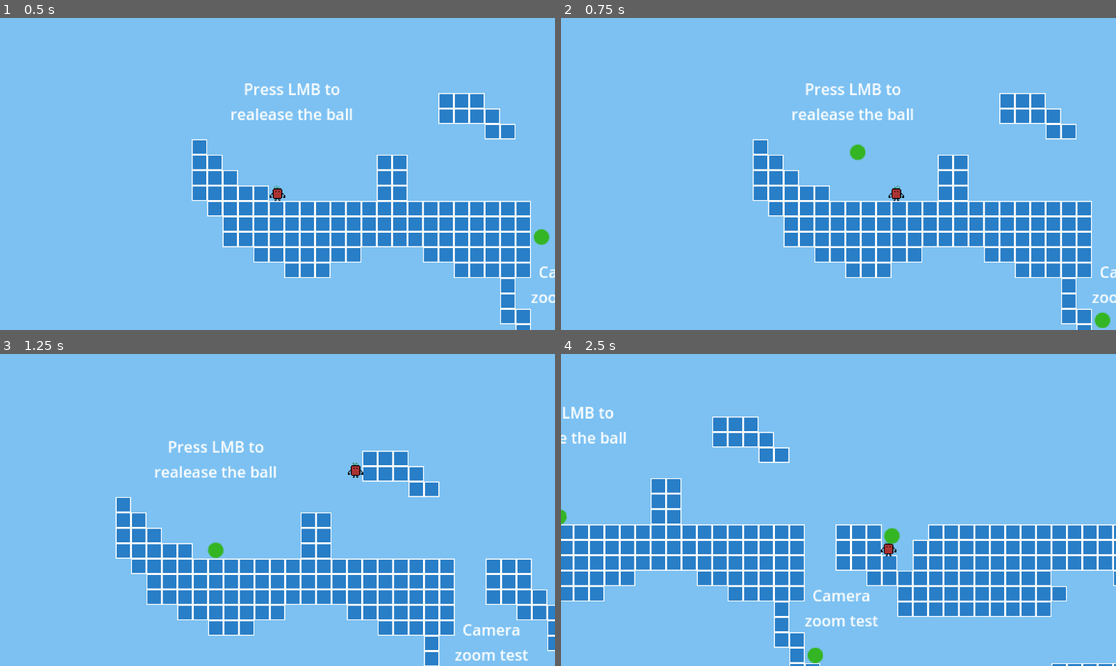
Above: before the commit, frames 1-4 (two rows, left to right).
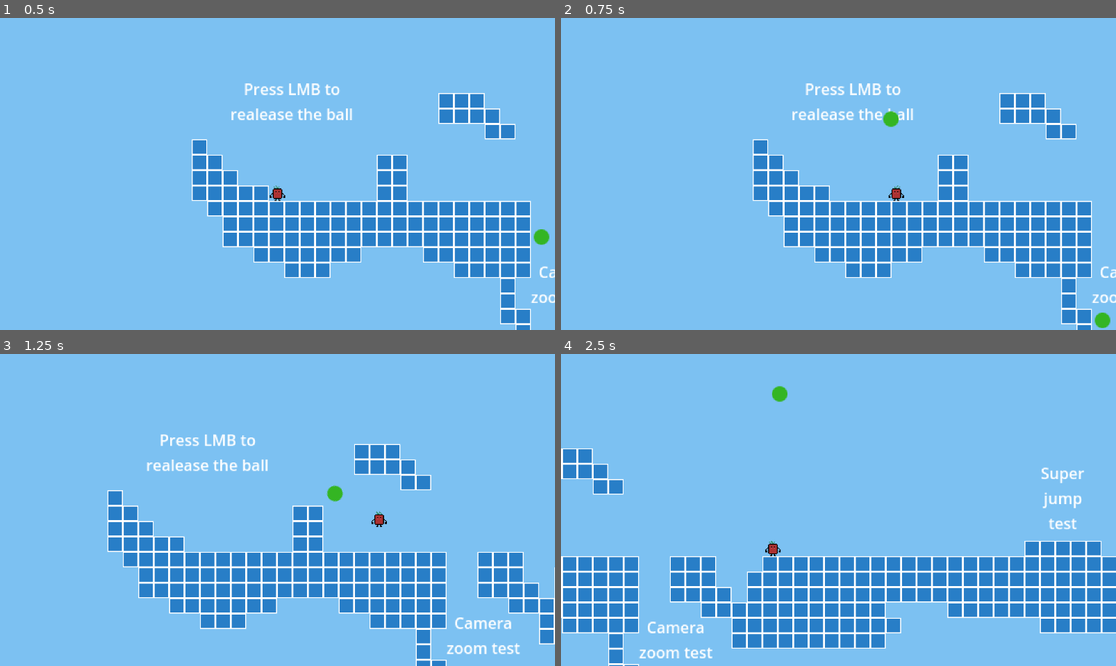
Above: after the commit, the same moments.

Repository: filipizydorczyk/godot-tests
Game: Godot game, scene res://Tests/MovementTest.tscn
Same seed, same stepped clock (60 frames per second), same inputs: the game is played once before the commit and once after it.
Inputs (mouse positions are in pixels of both pictures, inside the frame that each line leads up to):
- Up to frame 1 (0.5 s): no input
- Up to frame 2 (0.75 s): move the mouse to (960, 158) at 0.52 s; hold D (game_action_right) from 0.53 s (still down); click (960, 158) at 0.6 s
- Up to frame 3 (1.25 s): keep holding D (game_action_right); tap Up (game_action_up) at 0.77 s
- Up to frame 4 (2.5 s): move the mouse to (727, 525) at 1.27 s; tap E (game_action_super_movement) at 1.35 s; tap Up (game_action_up) at 1.52 s; move the mouse to (894, 441) at 2.02 s; release D (game_action_right) at 2.03 s; hold Left (game_action_left) from 2.03 s (still down); click (894, 441) at 2.1 s

Frame 1 is identical in both runs. In frame 2, 0.2% of the frame differs, in the area x 52-61%, y 29-46%; in frame 3, 15%; in frame 4, 30%, in the area x 0-100%, y 10-100%.

Commit message:
dev: added applying force to ball

Diff:
--- a/Entities/Ball.tscn
+++ b/Entities/Ball.tscn
@@ -8,13 +8,13 @@
 [sub_resource type="CircleShape2D" id="CircleShape2D_l7xj8"]
 radius = 8.0
 
-[node name="Ball" type="Node2D"]
-
-[node name="RigidBody2D" type="RigidBody2D" parent="."]
+[node name="RigidBody2D" type="RigidBody2D"]
 physics_material_override = SubResource("PhysicsMaterial_wid86")
 
-[node name="CollisionShape2D" type="CollisionShape2D" parent="RigidBody2D"]
+[node name="CollisionShape2D" type="CollisionShape2D" parent="."]
 shape = SubResource("CircleShape2D_l7xj8")
 
-[node name="Sprite2D" type="Sprite2D" parent="RigidBody2D"]
+[node name="Sprite2D" type="Sprite2D" parent="."]
 texture = ExtResource("1_74wlp")
+
+[node name="Ball" type="Node2D" parent="."]
--- a/Scripts/Player.gd
+++ b/Scripts/Player.gd
@@ -42,7 +42,10 @@
 	velocity.y = JUMP_VELOCITY * 2
 
 func __spawn_a_ball():
-	var ball = load("res://Entities/Ball.tscn")
-	var instance = ball.instantiate()
+	var direction = Input.get_axis("game_action_left", "game_action_right")
+	var ball = preload("res://Entities/Ball.tscn")
+	var instance: RigidBody2D = ball.instantiate()
 	instance.set_position(self.position + Vector2(0, -50))
+	instance.apply_impulse(Vector2(direction * 300,-300))
+
 	get_tree().get_current_scene().call_deferred("add_child", instance)
